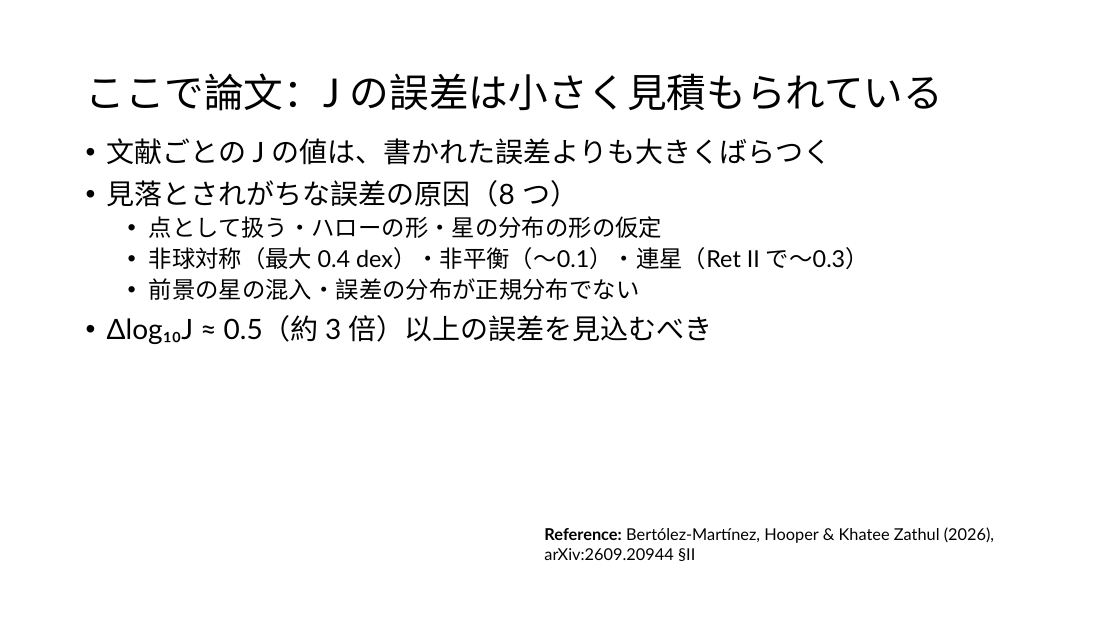
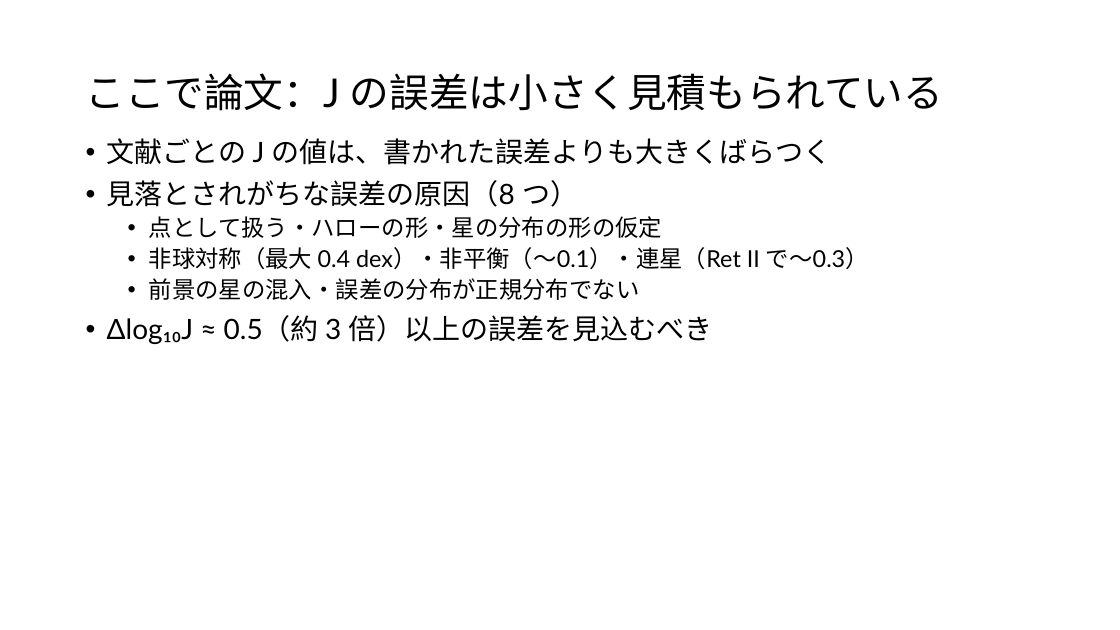
Before and after one commit to Mikann20041029/darkmatter-slides, a slide deck: slide 32 of slides/2026-10-03_研究進捗報告_claude_夕方版.pptx. Drawn at 1120x630 pixels with LibreOffice and Linux fonts; fonts in the diff are those of the drawing. Boxes give left, top, right and bottom in pixels: in the first picture for what was removed or moved away, otherwise in the second. Text is boxed around its words. In the diff, an @@ line names an element or a change of style, - is before the commit and + after.

Commit message:
slides: 本人の編集版を更新 (10-05 14:41)

```diff
--- a/slides/2026-10-03_研究進捗報告_claude_夕方版.pptx
+++ b/slides/2026-10-03_研究進捗報告_claude_夕方版.pptx
@@ text removed at [544,527,994,561] @@
-Reference: Bertólez-Martínez, Hooper & Khatee Zathul (2026), arXiv:2609.20944 §II
```
